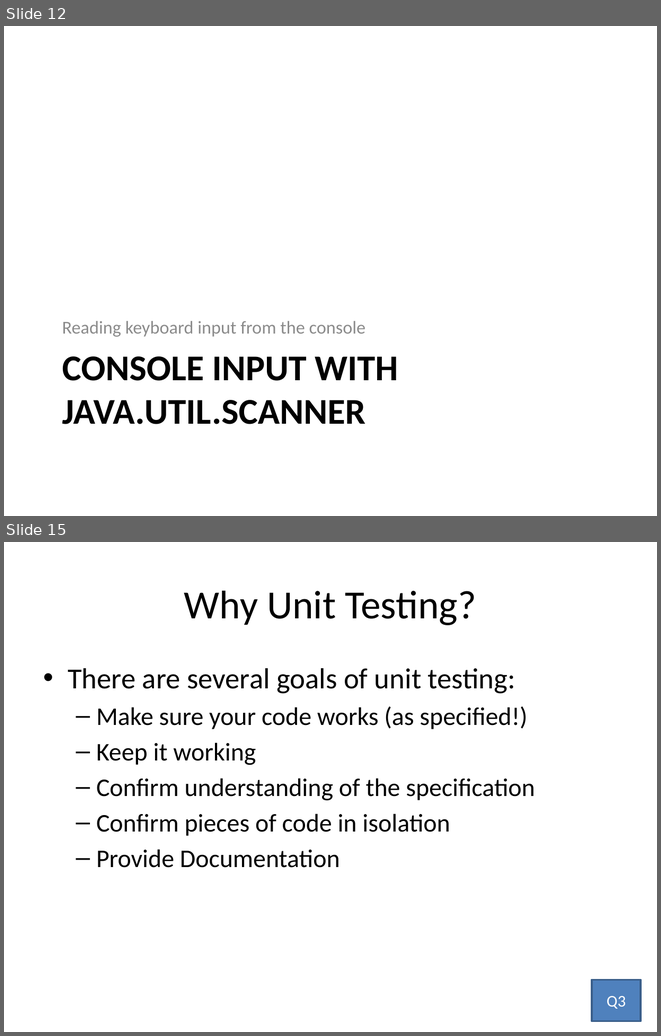
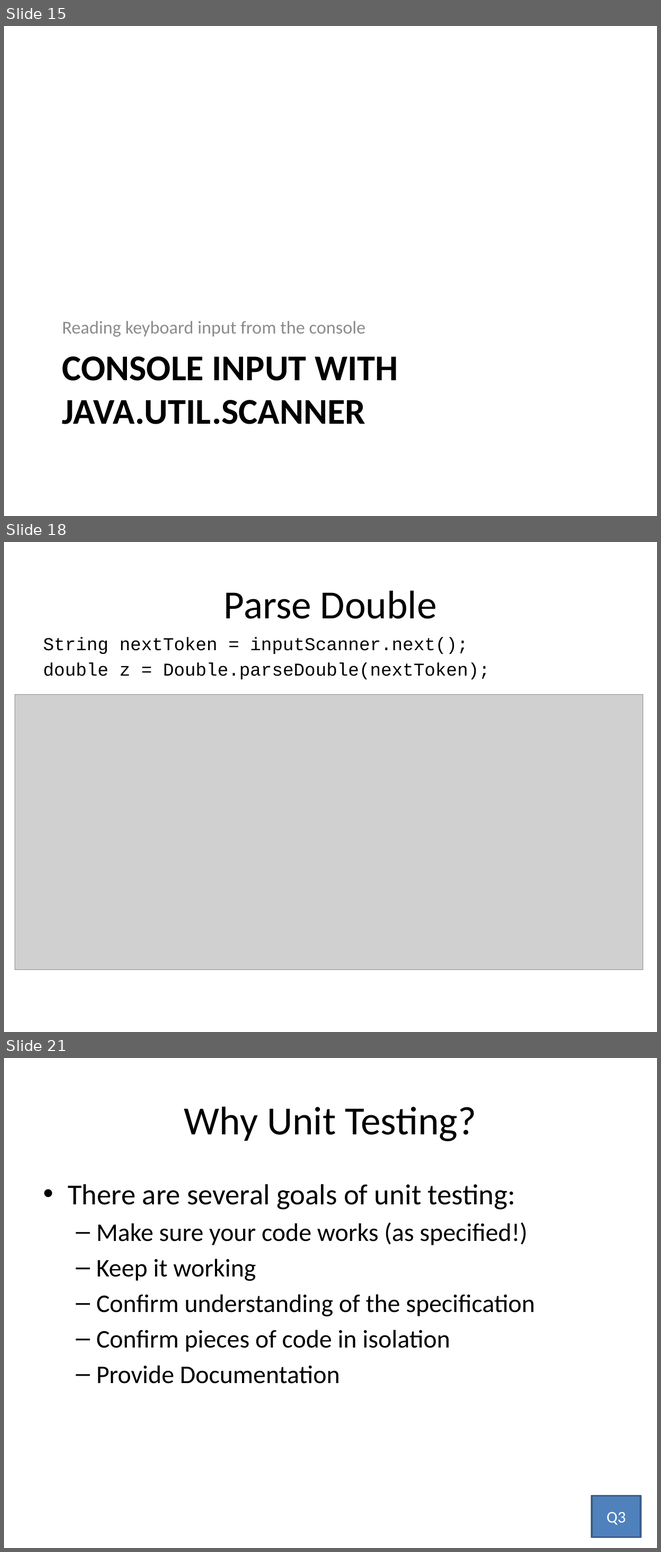
Before and after one commit to RHIT-CSSE/csse220, a slide deck: ClassMaterials/IntroToUnitTesting/Slides/UnitTesting.pptx. Shown one above the other, each under a label of ours: slides 12 and 15 before the commit, slides 15, 18 and 21 after it; the slides between them are not shown. The pictures are 661x1036 and 661x1552 pixels, drawn with LibreOffice and Linux fonts; fonts in the diff are those of the drawing; grey boxes stand for pictures. Boxes give left, top, right and bottom in pixels: in the first picture for what was removed or moved away, otherwise in the second. Text is boxed around its words. In the diff, an @@ line names an element or a change of style, - is before the commit and + after.

```diff
--- a/ClassMaterials/IntroToUnitTesting/Slides/UnitTesting.pptx
+++ b/ClassMaterials/IntroToUnitTesting/Slides/UnitTesting.pptx
@@ slide 18 added at [4,542,657,1032], background #FFFFFF @@
@@ title added at [224,590,437,619], 44 pt, text #000000 @@
+Parse Double
@@ text added at [43,637,490,679], 20 pt, text #000000 @@
+String nextToken = inputScanner.next();
+double z = Double.parseDouble(nextToken);
@@ picture added at [15,694,643,970] @@
@@ what was slide 12 is now slide 15 @@
@@ what was slide 15 is now slide 21 @@
```
Also in this commit, not shown: 5 slides changed, 6 other slides added, 1 slide removed.
